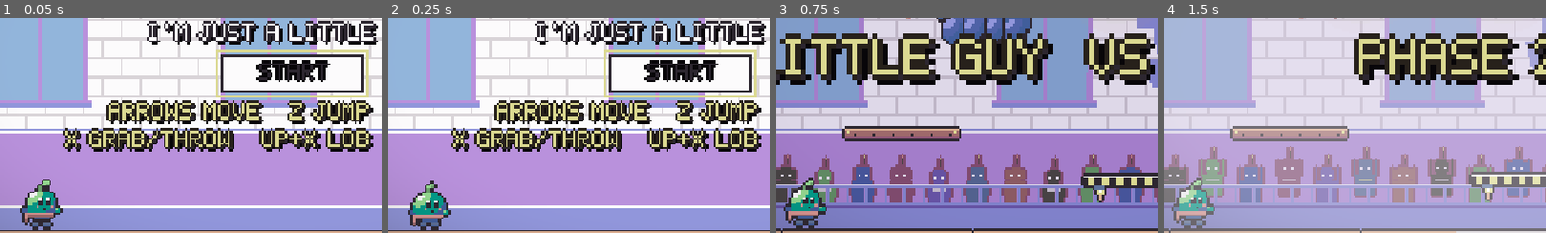
Above: before the commit, frames 1-4 (left to right).
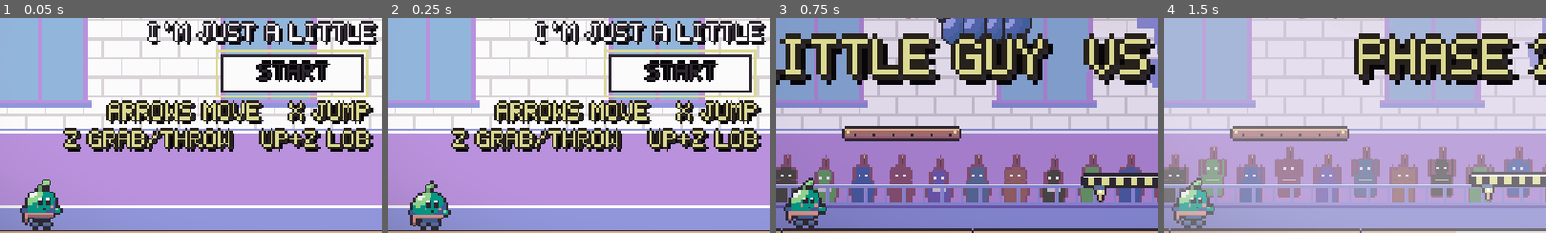
Above: after the commit, the same moments.

Repository: arnavaggarwal-dev/gamejamgamejam
Game: Godot game, scene res://scenes/title.tscn
Two runs of this game, one before a commit and one after it. Both use one fixed random seed, a clock stepped at 60 frames per second and the inputs below.
Inputs:
- Up to frame 1 (0.05 s): no input
- Up to frame 2 (0.25 s): no input
- Up to frame 3 (0.75 s): click "START" at 0.5 s
- Up to frame 4 (1.5 s): click "SKIP PHASE [F2]" at 1.25 s
The pictures show only the part of the screen within x 12-62%, y 40-90%; the shares and areas given below are measured in that part.

The runs differ from the first frame. In frame 1, 0.5% of the frame differs, in the area x 16-84%, y 38-63%; in frame 2, 0.5%; in frame 3, nothing differs; in frame 4, nothing differs.

Commit message:
feat: swap jump to X and grab/throw to Z
Bindings, tutorial steps, tips, goal hint, title controls and the pickup
key-cap prompt (now key_z.png) all follow the swap.

Diff:
--- a/project.godot
+++ b/project.godot
@@ -45,13 +45,13 @@
 }
 jump={
 "deadzone": 0.2,
-"events": [Object(InputEventKey,"resource_local_to_scene":fa …(140 unchanged characters)… d":false,"keycode":0,"physical_keycode":90,"key_label":0,"unicode":0,"location":0,"echo":false,"script":null)
+"events": [Object(InputEventKey,"resource_local_to_scene":fa …(140 unchanged characters)… d":false,"keycode":0,"physical_keycode":88,"key_label":0,"unicode":0,"location":0,"echo":false,"script":null)
 , Object(InputEventJoypadButton,"resource_local_to_scene":false,"resource_name":"","device":-1,"button_index":0,"pressure":0.0,"pressed":true,"script":null)
 ]
 }
 grab={
 "deadzone": 0.2,
-"events": [Object(InputEventKey,"resource_local_to_scene":fa …(140 unchanged characters)… d":false,"keycode":0,"physical_keycode":88,"key_label":0,"unicode":0,"location":0,"echo":false,"script":null)
+"events": [Object(InputEventKey,"resource_local_to_scene":fa …(140 unchanged characters)… d":false,"keycode":0,"physical_keycode":90,"key_label":0,"unicode":0,"location":0,"echo":false,"script":null)
 , Object(InputEventJoypadButton,"resource_local_to_scene":false,"resource_name":"","device":-1,"button_index":2,"pressure":0.0,"pressed":true,"script":null)
 ]
 }
--- a/scenes/game.gd
+++ b/scenes/game.gd
@@ -1,7 +1,7 @@
 extends Node2D
 ## Arena root: wires player, boss, stage, backdrop, tutorial and HUD together and handles restarts.
 
-const GOAL_HINT := "GRAB BOMBS [X] AND THROW THEM AT THE CORE!"
+const GOAL_HINT := "GRAB BOMBS [Z] AND THROW THEM AT THE CORE!"
 
 @onready var player: Player = $Player
 @onready var boss: Boss = $Boss
--- a/scenes/player/player.tscn
+++ b/scenes/player/player.tscn
@@ -3,7 +3,7 @@
 [ext_resource type="Script" path="res://scenes/player/player.gd" id="1_player"]
 [ext_resource type="SpriteFrames" path="res://assets/art/hero/hero_frames.tres" id="2_frames"]
 [ext_resource type="Script" path="res://scenes/player/aim.gd" id="3_aim"]
-[ext_resource type="Texture2D" path="res://assets/art/ui/key_x.png" id="4_key"]
+[ext_resource type="Texture2D" path="res://assets/art/ui/key_z.png" id="4_key"]
 [ext_resource type="Texture2D" path="res://assets/art/fx/streak.png" id="5_streak"]
 
 [sub_resource type="CapsuleShape2D" id="CapsuleShape2D_body"]
--- a/scenes/title.tscn
+++ b/scenes/title.tscn
@@ -84,8 +84,8 @@
 [node name="Controls" type="Label" parent="VBox"]
 layout_mode = 2
 theme_override_colors/font_color = Color(0.859, 0.851, 0.569, 1)
-text = "ARROWS MOVE   Z JUMP   C DASH
-X GRAB/THROW   UP+X LOB   ESC PAUSE"
+text = "ARROWS MOVE   X JUMP   C DASH
+Z GRAB/THROW   UP+Z LOB   ESC PAUSE"
 horizontal_alignment = 1
 
 [node name="FilmFilter" parent="." instance=ExtResource("2_film")]
--- a/scenes/tutorial.gd
+++ b/scenes/tutorial.gd
@@ -51,16 +51,16 @@
 	_start_x = player.global_position.x
 	_focus([player])
 	await _step("WALK WITH THE  ARROW KEYS", _walked)
-	await _step("JUMP WITH  Z", _jumped)
+	await _step("JUMP WITH  X", _jumped)
 	await _step("DASH WITH  C", _dashed)
 	if not _skip:
 		_spawn_practice_bomb()
 	await _step("A BOMB!  WALK OVER TO IT", _next_to_bomb)
-	await _step("PRESS  X  TO PICK IT UP", _holding_bomb)
+	await _step("PRESS  Z  TO PICK IT UP", _holding_bomb)
 	_hits_before = boss.hits_left()
 	core_arrow.show()
 	_focus([player, _practice, boss.get_node("Rig/Core"), core_arrow])
-	await _step("THROW IT AT THE GLOWING CORE!\nFACE THE KING AND PRESS  X", _hit_core)
+	await _step("THROW IT AT THE GLOWING CORE!\nFACE THE KING AND PRESS  Z", _hit_core)
 	core_arrow.hide()
 	_focus([])
 	if not _skip:
@@ -168,7 +168,7 @@
 		&"slam":
 			_tip("slam", "SEE THE RED RING?  A FIST IS COMING.  MOVE!")
 		&"bombs":
-			_tip("bombs", "BOMBS!  GRAB ONE [X], THROW IT AT THE CORE!")
+			_tip("bombs", "BOMBS!  GRAB ONE [Z], THROW IT AT THE CORE!")
 		&"laser":
 			_tip("laser", "LASER!  LOW LINE = JUMP.  HIGH LINE = STAY DOWN.")
 
--- a/tools/art/build_art.gd
+++ b/tools/art/build_art.gd
@@ -78,7 +78,7 @@
 func _ui() -> void:
 	_save_sheet("ui/heart_full.png", [Ui.heart(true)])
 	_save_sheet("ui/heart_empty.png", [Ui.heart(false)])
-	_save_sheet("ui/key_x.png", [Ui.key_cap("X")])
+	_save_sheet("ui/key_z.png", [Ui.key_cap("Z")])
 	var font: Array = Ui.font("kilowatt.png")
 	_save("ui/kilowatt.png", font[0])
 	var f := FileAccess.open(OUT + "ui/kilowatt.fnt", FileAccess.WRITE)
Binary file removed: assets/art/ui/key_x.png
Binary file added: assets/art/ui/key_z.png
Not shown, changed: assets/art/ui/key_z.png.import
Not shown, changed: docs/decisions/2026-10-23-little-guy-vs-big-guy.md
